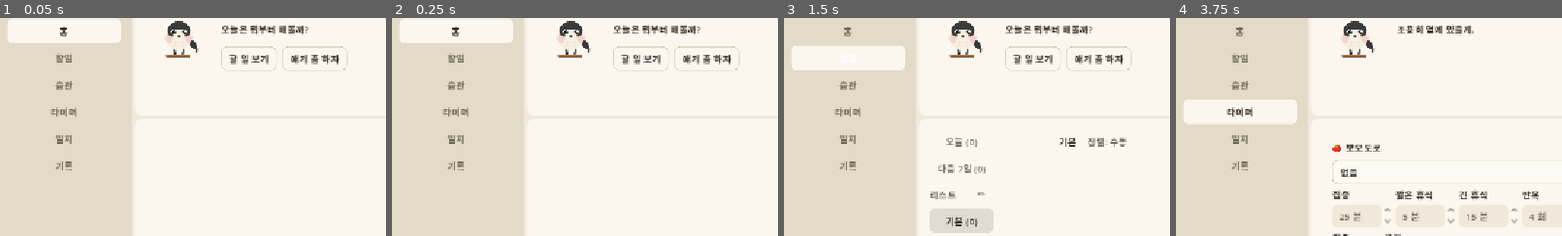
Above: before the commit, frames 1-4 (left to right).
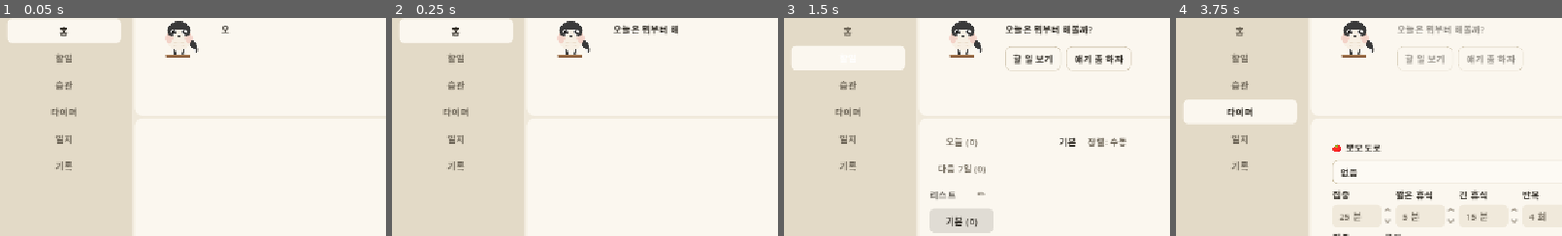
Above: after the commit, the same moments.

Repository: gee03143/voyager
Game: Godot game, scene res://scenes/MainShell.tscn
Same seed, same stepped clock (60 frames per second), same inputs: the game is played once before the commit and once after it.
Inputs (mouse positions are % of the whole screen's width and height, from its top left):
- Up to frame 1 (0.05 s): no input
- Up to frame 2 (0.25 s): no input
- Up to frame 3 (1.5 s): click "홈" at 0.5 s; click "할일" at 1.25 s
- Up to frame 4 (3.75 s): click "습관" at 2 s; click "타이머" at 2.75 s; click (22, 70) at 3.52 s
The pictures show only the part of the screen within x 0-50%, y 6-56%; the shares and areas given below are measured in that part.

The runs differ from the first frame. In frame 1, 1.6% of the frame differs, in the area x 57-90%, y 3-25%; in frame 2, 1.2%; in frame 3, nothing differs; in frame 4, 1.1%.

Commit message:
컴패니언 대화 연출 추가
* 컴패니언 대사에 타이핑 효과 추가
* 배너 클릭을 통해 타이핑 즉시 완료
* 이전 대사 페이드아웃 효과 추가

Diff:
--- a/scripts/companion/companion_banner.gd
+++ b/scripts/companion/companion_banner.gd
@@ -6,20 +6,46 @@
 # _event_id 는 노트를 달 대상만 가리킨다(습관 반응은 id가 없어 0).
 
 signal navigate_requested(target: StringName)
+
+const CHAR_SEC := 0.025         # 글자당 타이핑 시간
+const MAX_TYPE_SEC := 0.8       # 문장 전체 상한 — 영어 긴 문장이 늘어지지 않게
+const FADE_OUT_SEC := 0.3       # 완성된 문장을 거두는 시간
+const FADE_OUT_SHORT_SEC := 0.08  # 아직 안 끝난 말을 거두는 시간
+const OPTIONS_FADE_SEC := 0.15  # 말이 끝난 뒤 선택지가 스며드는 시간
 
 @onready var message_label: Label = $Margin/HBox/Bubble/BubbleMargin/VBox/MessageLabel
 @onready var meta_label: Label = $Margin/HBox/Bubble/BubbleMargin/VBox/MetaLabel
 @onready var note_edit: TextEdit = $Margin/HBox/Bubble/BubbleMargin/VBox/NoteEdit
 @onready var options_box: HBoxContainer = $Margin/HBox/Bubble/BubbleMargin/VBox/OptionsBox
 @onready var stamp: TextureRect = $Margin/HBox/StampSlot/StampImage
+@onready var bubble: PanelContainer = $Margin/HBox/Bubble
+@onready var avatar_slot: PanelContainer = $Margin/HBox/AvatarSlot
+@onready var stamp_slot: Control = $Margin/HBox/StampSlot
 
 var _event_id: int = 0          # 노트 대상 이벤트(0 = 노트 불가)
 var _held := false              # 반응·대화 중 — 대기 갱신 보류
 var _stamp_tween: Tween
+var _type_tween: Tween
+var _fade_tween: Tween
+var _options_tween: Tween
+var _pending_reward := false    # 이번 반응에 도장이 있는가 — 말이 끝난 뒤에 찍는다
+var _pending_options: Array = []  # 퇴장 중에 스킵이 들어오면 교체를 앞당겨야 해서 들고 있는다
+var _said := ""                 # 지금 떠 있는 문구 줄
+var _said_meta := ""            # 지금 떠 있는 보조 줄 — 둘 다 같을 때만 다시 안 찍는다
 
 func _ready() -> void:
 	stamp.pivot_offset = stamp.custom_minimum_size / 2.0   # 중심 기준 스케일
 	stamp.modulate.a = 0.0                                 # 자리는 유지하고 안 보이게만
+	# 기본값 VC_CHARS_BEFORE_SHAPING은 숨긴 글자를 줄바꿈·크기 계산에서 뺀다(TextServer.xml).
+	# autowrap 라벨이라 그대로 두면 찍히는 동안 줄이 계속 다시 접혀 말풍선이 튄다.
+	message_label.visible_characters_behavior = TextServer.VC_CHARS_AFTER_SHAPING
+	# 배너 전체가 스킵 대상이다. Label은 IGNORE, TextureRect는 PASS라 그대로 통과하지만
+	# PanelContainer와 Control은 기본이 STOP이라 여기서 열어줘야 클릭이 배너까지 온다.
+	# NoteEdit(TextEdit)은 STOP으로 둔다 — 노트를 쓰는 중에 스킵이 먹으면 안 된다.
+	bubble.mouse_filter = Control.MOUSE_FILTER_PASS
+	avatar_slot.mouse_filter = Control.MOUSE_FILTER_PASS
+	stamp_slot.mouse_filter = Control.MOUSE_FILTER_PASS
+	gui_input.connect(_on_banner_input)
 	note_edit.placeholder_text = TranslationServer.translate("COMPANION_NOTE_PLACEHOLDER")
 	note_edit.focus_exited.connect(_commit_note)
 	note_edit.gui_input.connect(_on_note_gui_input)
@@ -41,13 +67,22 @@
 	_apply(CompanionEngine.idle(
 		Companion.today_done_count(), Companion.last_activity(), Companion.habit_today()))
 
+# 로그 적재가 완료 반응보다 먼저 온다 — ActivityLog.add()가 id를 돌려주기 전에 changed를 쏘고,
+# 호출부는 그 id를 받아서야 session_logged / notify_todo_completed를 부른다.
+# 즉시 갱신하면 대기 문구 연출이 먼저 시작돼 진짜 반응을 밀어낸다.
+# 한 프레임 미루면 그 사이에 반응이 _held를 세우고, 미뤄진 갱신은 아래 가드에 걸려 스스로 물러난다.
 func _on_activity_changed() -> void:
+	_refresh_if_free.call_deferred()
+
+func _refresh_if_free() -> void:
 	if _held and not Clock.is_active():
 		return                                     # 붙잡힌 상태 — 단 세션이 시작되면 조용해지는 쪽이 우선
 	_refresh()
 
 # --- 완료 반응 ---
 func _on_session_logged(event_id: int) -> void:
+	if _is_speaking():
+		return                                     # 자동 발생 반응 — 연출 중이면 버린다(노트는 집중 목록에서 달 수 있다)
 	_commit_note()                                 # 쓰던 노트가 있으면 갈아타기 전에 저장
 	var e := Save.activity_log.event_by_id(event_id)
 	if e.is_empty():
@@ -69,7 +104,13 @@
 	_apply(CompanionEngine.habit_done(ctx), str(ctx.get("title", "")))
 
 func _show_note() -> void:
+	_kill_type_tween()
+	_kill_fade_tween()
+	_said = ""                                     # 말풍선을 비웠으니 다음 문장은 처음부터 찍는다
+	_said_meta = ""
 	message_label.visible = false
+	message_label.modulate.a = 1.0                 # 퇴장 중에 들어왔으면 흐린 채로 남는다
+	meta_label.modulate.a = 1.0
 	var e := Save.activity_log.event_by_id(_event_id)
 	var label := ActivityFormat.session_label(e)
 	if label == "":
@@ -80,20 +121,15 @@
 	note_edit.text = Save.activity_log.note_of(_event_id)
 	# 저장 = 커밋 후 대기로 — DISMISS와 하는 일이 같다
 	_build_options([{"key": "COMPANION_NOTE_SAVE", "action": CompanionEngine.Action.DISMISS}])
+	_reveal_options(true)                          # 노트창은 바로 조작 가능해야 한다
 	note_edit.grab_focus()
 
 # --- 엔진 반응 적용 ---
 func _apply(r: Dictionary, meta: String = "") -> void:
-	message_label.text = TranslationServer.translate(str(r["message_key"])).format(r["message_args"])
-	message_label.visible = true
-	meta_label.text = meta
-	meta_label.visible = meta != ""
+	# 보조 줄·선택지·도장은 여기서 안 건드린다 — 전부 문구와 같은 박자로 움직여야 한다.
 	note_edit.visible = false
-	_build_options(r["options"])
-	if bool(r["reward"]):
-		_pop_stamp()
-	else:
-		_hide_stamp()
+	_pending_reward = bool(r["reward"])
+	_say(TranslationServer.translate(str(r["message_key"])).format(r["message_args"]), meta, r["options"])
 
 func _build_options(options: Array) -> void:
 	for c in options_box.get_children():
@@ -149,10 +185,130 @@
 		else:
 			_on_action(CompanionEngine.Action.DISMISS)
 
+# --- 말하기 ---
+# 대기 갱신(_on_activity_changed)이 자주 도는데 문구는 그대로일 때가 많다.
+# 같은 문장을 매번 다시 찍으면 companion-persona.md §8의 "부산스러운 애니메이션"이 된다.
+# 판정은 문구 줄과 보조 줄을 함께 본다 — 기본 완료 반응처럼 인자가 없는 문장은
+# 연달아 나올 때 글자까지 같아서, 문구만 보면 새 반응인데도 아무 일도 안 일어난다.
+func _say(text: String, meta: String, options: Array) -> void:
+	if text == _said and meta == _said_meta:
+		message_label.visible = true
+		return                                     # 내용이 그대로 — 완성된 화면을 그대로 둔다
+	# 퇴장은 다 한 말을 거두는 동작이다. 거둘 말이 없으면(앱 시작·노트에서 복귀) 건너뛰고,
+	# 아직 안 끝난 말은 짧게만 거둔다. 안 그러면 연타할 때 거두기만 하다 끝난다.
+	var fade := 0.0
+	if _said != "":
+		fade = FADE_OUT_SHORT_SEC if _is_speaking() else FADE_OUT_SEC
+	_kill_type_tween()
+	_kill_fade_tween()
+	_kill_stamp_tween()                            # 도장도 같이 거둔다 — 한 알파를 두 트윈이 다투면 안 된다
+	_said = text
+	_said_meta = meta
+	_pending_options = options
+	if fade <= 0.0:
+		_swap_and_type(text, meta, options)
+		return
+	# 거두는 중인 선택지는 흐려지는 동안에도 눌린다. 그런데 _event_id는 이미 다음 반응 것이라
+	# 그 클릭은 엉뚱한 이벤트에 노트를 단다 — 보이기만 하고 안 눌리게 여기서 막는다.
+	_set_options_clickable(false)
+	_fade_tween = create_tween().set_parallel()
+	_fade_tween.tween_property(message_label, "modulate:a", 0.0, fade)
+	_fade_tween.tween_property(meta_label, "modulate:a", 0.0, fade)
+	_fade_tween.tween_property(options_box, "modulate:a", 0.0, fade)
+	_fade_tween.tween_property(stamp, "modulate:a", 0.0, fade)
+	_fade_tween.chain().tween_callback(_swap_and_type.bind(text, meta, options))
+
+func _swap_and_type(text: String, meta: String, options: Array) -> void:
+	_swap(text, meta, options)
+	_start_typing(text)
+
+# 말풍선 내용은 한 덩어리다 — 교체 시점이 같아야 한 반응이 한 박자로 읽힌다.
+func _swap(text: String, meta: String, options: Array) -> void:
+	message_label.text = text
+	message_label.visible = true
+	message_label.modulate.a = 1.0
+	message_label.visible_characters = 0
+	meta_label.text = meta
+	meta_label.visible = meta != ""
+	meta_label.modulate.a = 1.0
+	_build_options(options)
+	_reveal_options(false)                         # 말이 끝나기 전엔 답을 못 고른다
+	_hide_stamp()
+
+func _start_typing(text: String) -> void:
+	# get_total_character_count()는 공백·줄바꿈을 뺀 수라 visible_characters의 단위와 다르다.
+	var total := text.length()
+	if total <= 0:
+		_finish_typing()
+		return
+	_type_tween = create_tween()
+	_type_tween.tween_method(_set_typed, 0.0, float(total), minf(total * CHAR_SEC, MAX_TYPE_SEC))
+	_type_tween.tween_callback(_finish_typing)
+
+# --- 스킵 ---
+func _on_banner_input(event: InputEvent) -> void:
+	if event is InputEventMouseButton and event.pressed and event.button_index == MOUSE_BUTTON_LEFT:
+		_skip()
+
+func _skip() -> void:
+	if not _is_speaking():
+		return                                     # 넘길 다음 문장이 없다 — 지금은 한 반응이 한 문장
+	var fading := _fade_tween != null and _fade_tween.is_running()
+	_kill_fade_tween()
+	_kill_type_tween()
+	if fading:
+		_swap(_said, _said_meta, _pending_options) # 퇴장 중이었으면 교체를 앞당긴다
+	_finish_typing()
+
+# 자리는 항상 차지한 채 알파로만 감춘다 — visible을 끄면 말풍선이 리플로우된다.
+# 숨은 동안엔 클릭이 버튼에 막히지 않고 배너(스킵)로 통과해야 한다.
+func _reveal_options(shown: bool) -> void:
+	if _options_tween != null and _options_tween.is_valid():
+		_options_tween.kill()
+	_options_tween = null
+	_set_options_clickable(shown)
+	if not shown:
+		options_box.modulate.a = 0.0
+		return
+	if options_box.modulate.a >= 1.0:
+		return
+	_options_tween = create_tween()
+	_options_tween.tween_property(options_box, "modulate:a", 1.0, OPTIONS_FADE_SEC)
+
+func _set_options_clickable(clickable: bool) -> void:
+	var filter := Control.MOUSE_FILTER_STOP if clickable else Control.MOUSE_FILTER_IGNORE
+	for c in options_box.get_children():
+		c.mouse_filter = filter
+
+func _is_speaking() -> bool:
+	if _fade_tween != null and _fade_tween.is_running():
+		return true
+	return _type_tween != null and _type_tween.is_running()
+
+func _kill_fade_tween() -> void:
+	if _fade_tween != null and _fade_tween.is_valid():
+		_fade_tween.kill()
+	_fade_tween = null
+
+func _set_typed(v: float) -> void:
+	message_label.visible_characters = int(v)
+
+# 완성 상태 = 문장이 다 보이고 + 선택지가 떠 있고 + 도장이 찍힌 상태.
+# 타이핑이 끝나서 오든 스킵으로 오든 같은 자리를 통과한다.
+func _finish_typing() -> void:
+	message_label.visible_characters = -1          # -1 = 전부 표시
+	_reveal_options(true)
+	if _pending_reward:
+		_pop_stamp()
+
+func _kill_type_tween() -> void:
+	if _type_tween != null and _type_tween.is_valid():
+		_type_tween.kill()
+	_type_tween = null
+
 # --- 도장 ---
 func _pop_stamp() -> void:
-	if _stamp_tween != null and _stamp_tween.is_valid():
-		_stamp_tween.kill()                        # 연속 완료 시 이전 트윈과 겹치지 않게
+	_kill_stamp_tween()                            # 연속 완료 시 이전 트윈과 겹치지 않게
 	stamp.scale = Vector2(0.4, 0.4)
 	stamp.modulate.a = 0.0
 	_stamp_tween = create_tween().set_parallel()
@@ -160,7 +316,11 @@
 	_stamp_tween.tween_property(stamp, "modulate:a", 1.0, 0.25)
 
 func _hide_stamp() -> void:
+	_kill_stamp_tween()
+	stamp.modulate.a = 0.0
+	stamp.scale = Vector2.ONE
+
+func _kill_stamp_tween() -> void:
 	if _stamp_tween != null and _stamp_tween.is_valid():
 		_stamp_tween.kill()
-	stamp.modulate.a = 0.0
-	stamp.scale = Vector2.ONE
+	_stamp_tween = null
Not shown, added: docs/specs/companion-banner-typing.md
